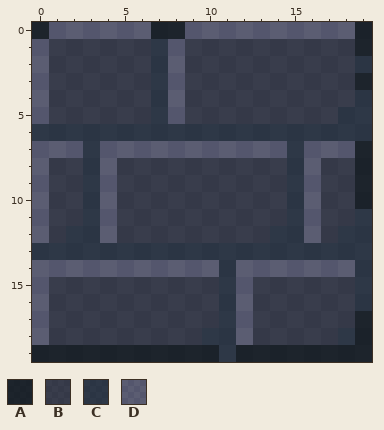
Two states of a pixel-art sprite, LabMac/resources/images/wall.png. This is how it looked before the edit.
The file is 20x20 pixels. Colours within 5 levels of each other are drawn and written as one.
Palette (. is transparent): A #000d10d9  B #001117b5  C #00151ec3  D #001a2589
The result:
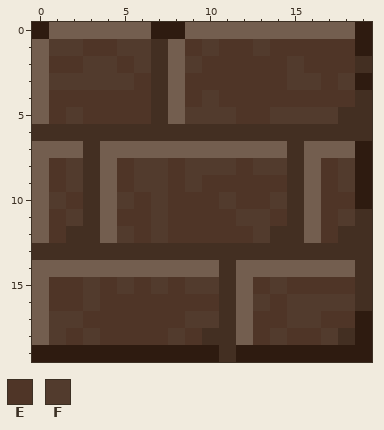
Colours new in this view: E #4f3527  F #523b2d
What changed:
Colour A changes from #000d10d9 to #2e1b10.
Colour C changes from #00151ec3 to #432f22.
Colour D changes from #001a2589 to #735e4f.
The edit turns colour B into colour E in row 1 at x 3 to 4, 9, 11 to 12 and 14 to 18; in row 2 at x 1 to 2, 5, 10 to 14 and 16 to 18; in row 3 at x 6, 9 to 14 and 17; in row 4 at x 1 to 6, 9 and 11 to 18; in row 5 at x 1, 3 to 6 and 12 to 13; in row 8 at x 1, 5, 8, 12 and 17.
The edit turns colour B into colour E in row 9 at x 1, 5, 8, 10 to 14 and 17; in row 10 at x 2, 6, 8 to 10, 12 to 13 and 17 to 18; in row 11 at x 1, 5 to 6, 8 to 11, 14 and 17; in row 12 at x 1, 6, 8 to 12 and 17; in row 15 at x 1 to 2, 4, 6, 8, 13 and 15 to 18; in row 16 at x 1 to 2, 4 to 10 and 14.
The edit turns colour B into colour E in row 17 at x 3 to 8, 13 to 14 and 17 to 18; in row 18 at x 2, 4 to 7, 9, 13 and 15 to 16.
The edit turns colour B into colour F in row 1 at x 1 to 2, 5 to 6, 10 and 13; in row 2 at x 3 to 4, 6, 9 and 15; in row 3 at x 1 to 5, 15 to 16 and 18; in row 4 at x 10; in row 5 at x 2, 9 to 11 and 14 to 17; in row 8 at x 2, 6 to 7, 9 to 11, 13 to 14 and 18.
The edit turns colour B into colour F in row 9 at x 2, 6 to 7, 9 and 18; in row 10 at x 1, 5, 7, 11 and 14; in row 11 at x 2, 7, 12 to 13 and 18; in row 12 at x 5, 7 and 13; in row 15 at x 3, 5, 7, 9 to 10 and 14; in row 16 at x 3, 13 and 15 to 18.
The edit turns colour B into colour F in row 17 at x 1 to 2, 9 to 10 and 15 to 16; in row 18 at x 1, 3, 8, 14 and 17.
